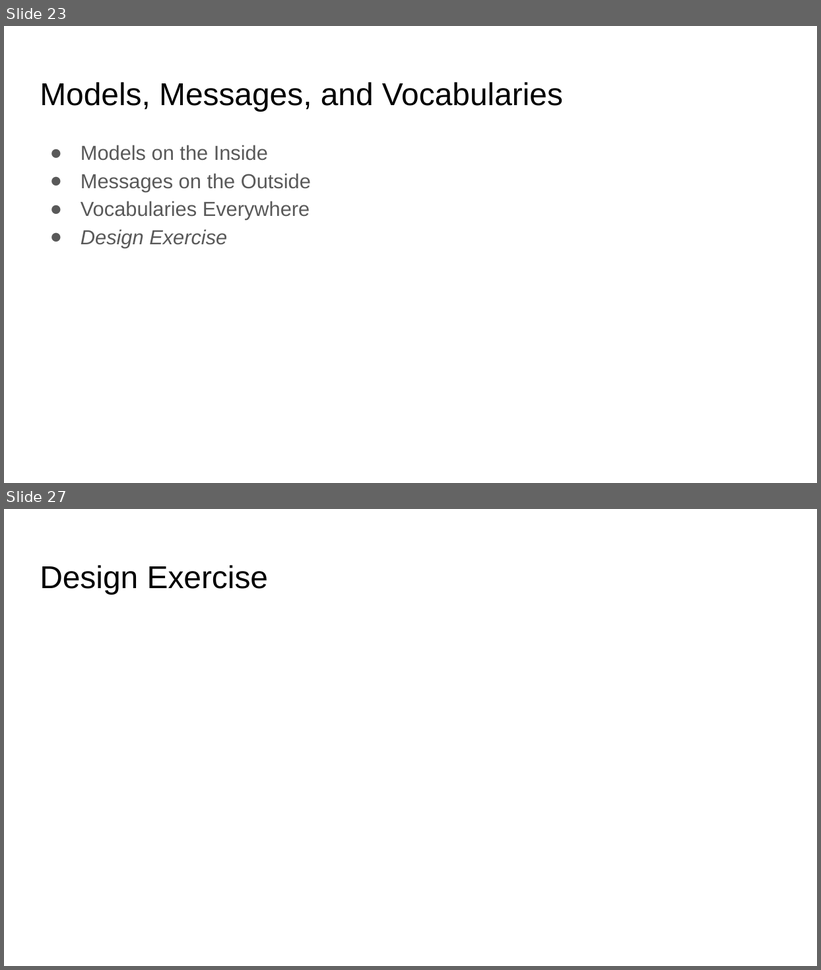
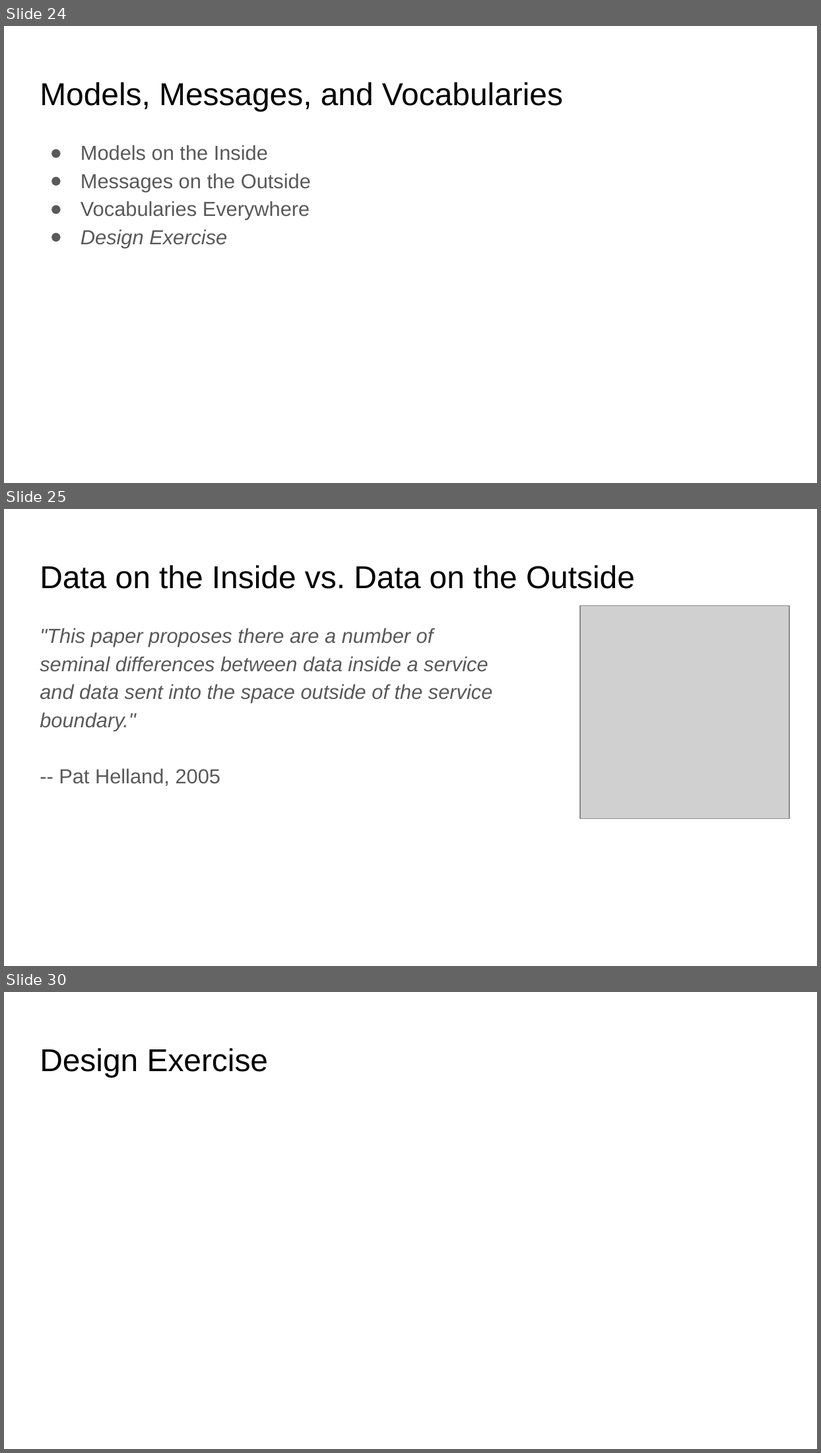
Before and after one commit to mamund/2018-02-sacon-workshop, a slide deck: slides/RESTful Microservices from the Ground Up.pptx. Shown one above the other, each under a label of ours: slides 23 and 27 before the commit, slides 24, 25 and 30 after it; the slides between them are not shown. The pictures are 821x970 and 821x1453 pixels, drawn with LibreOffice and Linux fonts; fonts in the diff are those of the drawing; grey boxes stand for pictures; background and template pictures are left out. Boxes give left, top, right and bottom in pixels: in the first picture for what was removed or moved away, otherwise in the second. Text is boxed around its words. In the diff, an @@ line names an element or a change of style, - is before the commit and + after.

```diff
--- a/slides/RESTful Microservices from the Ground Up.pptx
+++ b/slides/RESTful Microservices from the Ground Up.pptx
@@ slide 25 added at bbox=[4, 509, 817, 966], background #FFFFFF @@
@@ title added at bbox=[40, 565, 635, 589], 28 pt, text #000000 @@
+Data on the Inside vs. Data on the Outside
@@ picture added at bbox=[580, 606, 789, 819] @@
@@ text added at bbox=[40, 628, 492, 786], 18 pt, text #595959, italic @@
+"This paper proposes there are a number of seminal differences between data inside a service and data sent into the space outside of the service boundary."
+-- Pat Helland, 2005
@@ what was slide 23 is now slide 24 @@
@@ what was slide 27 is now slide 30 @@
```
Also in this commit, not shown: 2 slides changed, 3 other slides added, 1 slide removed, 1 other file.
